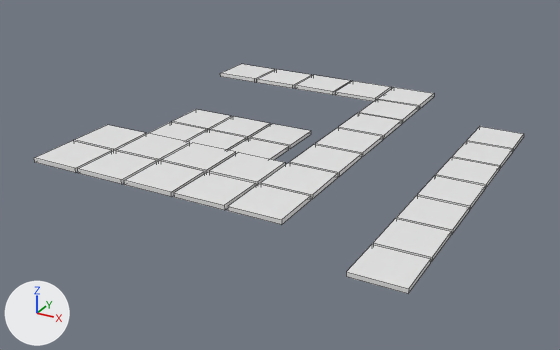
An edit to the FBX model Dungeon Baller/Assets/Fbx/gridlvl7.001.fbx, drawn before and after from the same camera.
The view is the same before and after, from a 50 mm lens placed at (0.636, -1.242, 0.527), pointed at (-0.022, -0.046, -0.071). The axes (+X, +Y, +Z) are drawn at lower left. The lights are the same throughout. Mesh edges are drawn as thin lines. Where no turn or scale is listed for an object, it has been applied to the vertices. Vertices at the same position are counted once.

The first picture shows 'lvl7.001'.
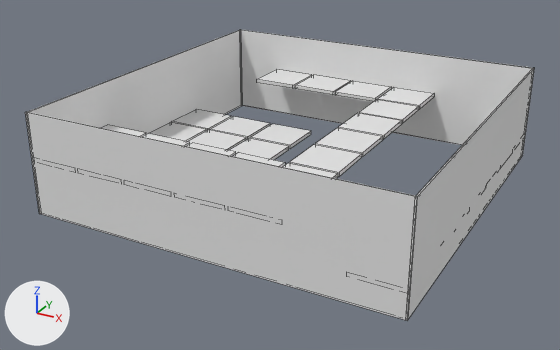
Where the change shows, as pixel boxes (x1, y1, x2, y2) in the pictures (560 x 350 px):
'WALLS', added: after (25, 30, 534, 321)
'lvl7.001', reshaped: before (34, 64, 524, 294); after (101, 69, 434, 179)
part 1 of me_plane_007, deleted: before (220, 64, 275, 82)

Edits to the bpy script that builds the scene:
```text
Change me_plane_007:
    where me_plane_007.from_pydata(...)  # 256 vertices, 192 faces; spans x -0.347..0.347, y -0.347..0.347, z -0.058..0.008
    used by ob_lvl7_001; location = (0.0, 0.0, 0.0)
    me_plane_007 part 1: the loose piece of 8 vertices spanning x -0.347..-0.253, y 0.253..0.347, z 0.0..0.008 is deleted
Add me_plane_008:
    me_plane_008.from_pydata(...)  # 32 vertices, 32 faces; spans x -0.35..0.35, y -0.35..0.35, z -0.05..0.142
Add ob_walls:
    ob_walls = bpy.data.objects.new('WALLS', me_plane_008)
    ob_walls.location = (0.0, 0.0, -0.05)
```
